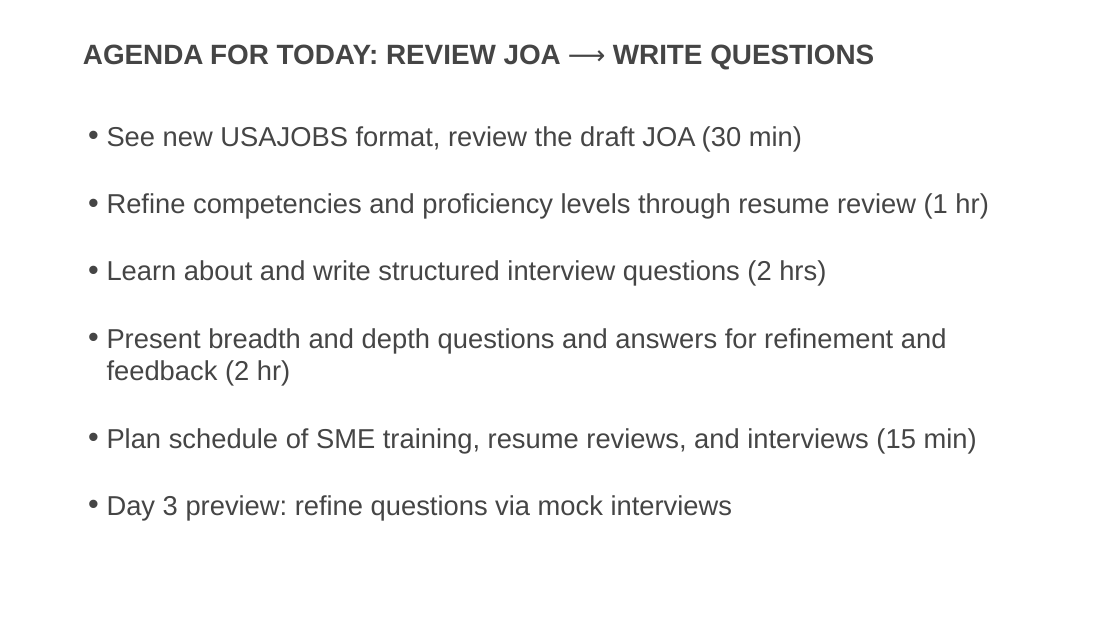
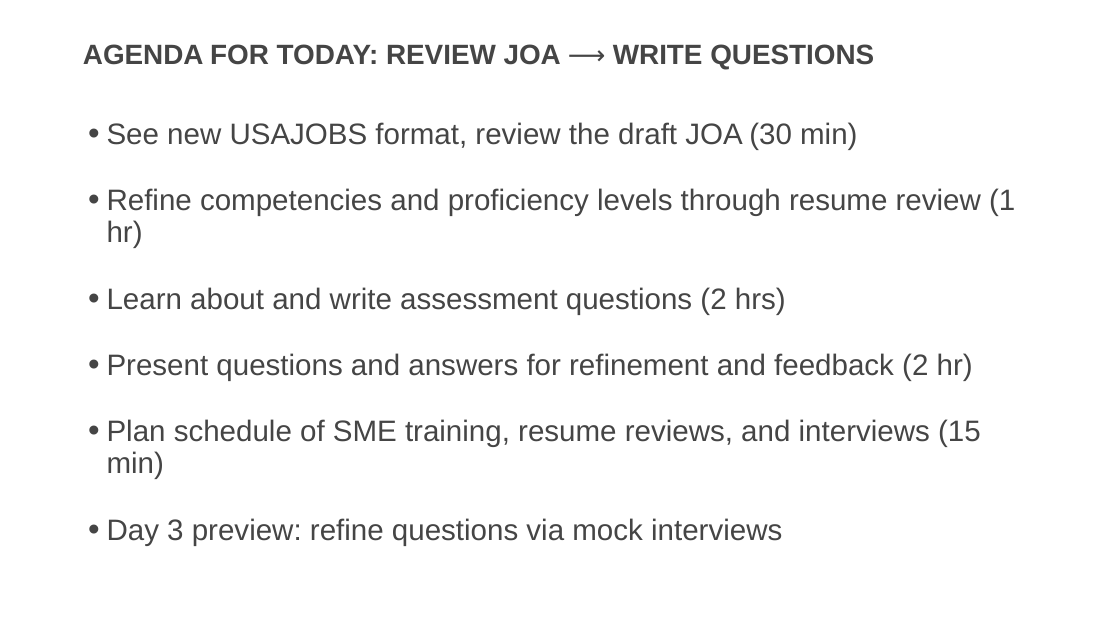
Before and after one commit to usds/SME-QA-Website, a slide deck: slide 21 of toolkit/job-analysis/job-analysis-presentation.pptx. Drawn at 1120x630 pixels with LibreOffice and Linux fonts; fonts in the diff are those of the drawing. Boxes give left, top, right and bottom in pixels: in the first picture for what was removed or moved away, otherwise in the second. Text is boxed around its words. In the diff, an @@ line names an element or a change of style, - is before the commit and + after.

```diff
--- a/toolkit/job-analysis/job-analysis-presentation.pptx
+++ b/toolkit/job-analysis/job-analysis-presentation.pptx
@@ text at bbox=[107, 122, 1015, 545]: size 33.3 to 36 pt in "See new USAJOBS format, review the draft ...", "Refine competencies and proficiency levels through resume ...", "Plan schedule of SME training, resume reviews, ...", "Day 3 preview: refine questions via mock ..."; line spacing 1 to 0.9 @@
@@ text at bbox=[107, 287, 973, 381]: text changed; size 33.3 to 36 pt @@
-• Learn about and write structured interview questions (2 hrs)
-• Present breadth and depth questions and answers for refinement and feedback (2 hr)
+• Learn about and write assessment questions (2 hrs)
+• Present questions and answers for refinement and feedback (2 hr)
```
Also in this commit, not shown: 3 other slides changed, 1 slide added.
